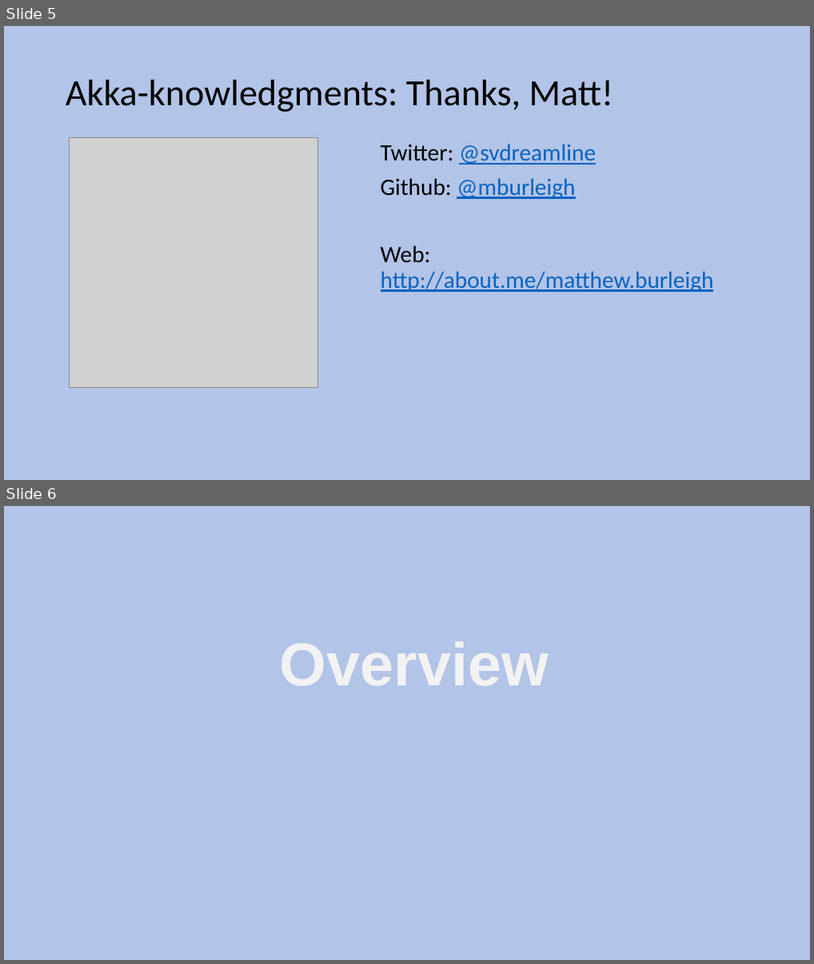
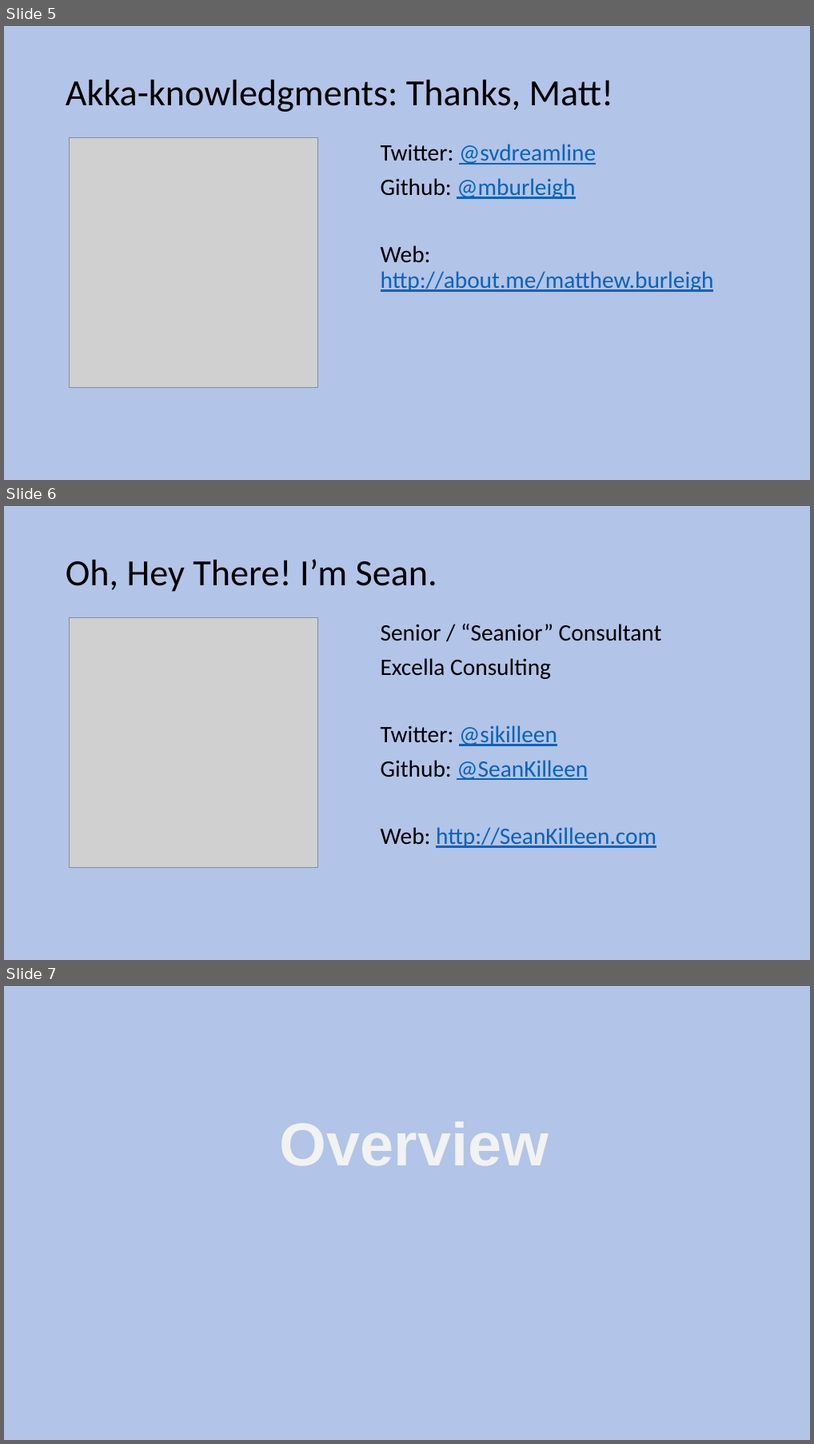
Before and after one commit to SeanKilleen/Presentations, a slide deck: 2016-06_AkkaIntro/presentation/BaltoMSDN_Akka.pptx. Shown one above the other, each under a label of ours: slides 5 and 6 before the commit, slides 5, 6 and 7 after it. The pictures are 814x964 and 814x1444 pixels, drawn with LibreOffice and Linux fonts; fonts in the diff are those of the drawing; grey boxes stand for pictures; background and template pictures are left out. Boxes give left, top, right and bottom in pixels: in the first picture for what was removed or moved away, otherwise in the second. Text is boxed around its words. In the diff, an @@ line names an element or a change of style, - is before the commit and + after.

Commit message:
Add intro slide

```diff
--- a/2016-06_AkkaIntro/presentation/BaltoMSDN_Akka.pptx
+++ b/2016-06_AkkaIntro/presentation/BaltoMSDN_Akka.pptx
@@ slide 6 added at bbox=[4, 506, 810, 960], background #B2C4E7 @@
@@ title added at bbox=[66, 559, 438, 592], 44 pt, text #000000 @@
+Oh, Hey There! I’m Sean.
@@ picture added at bbox=[70, 618, 318, 867] @@
@@ text added at bbox=[381, 624, 662, 848], 28 pt, text #000000 @@
+Senior / “Seanior” Consultant
+Excella Consulting
+Twitter: @sjkilleen
+Github: @SeanKilleen
+Web: http://SeanKilleen.com
@@ what was slide 6 is now slide 7 @@
```
Also in this commit, not shown: 1 other file.
